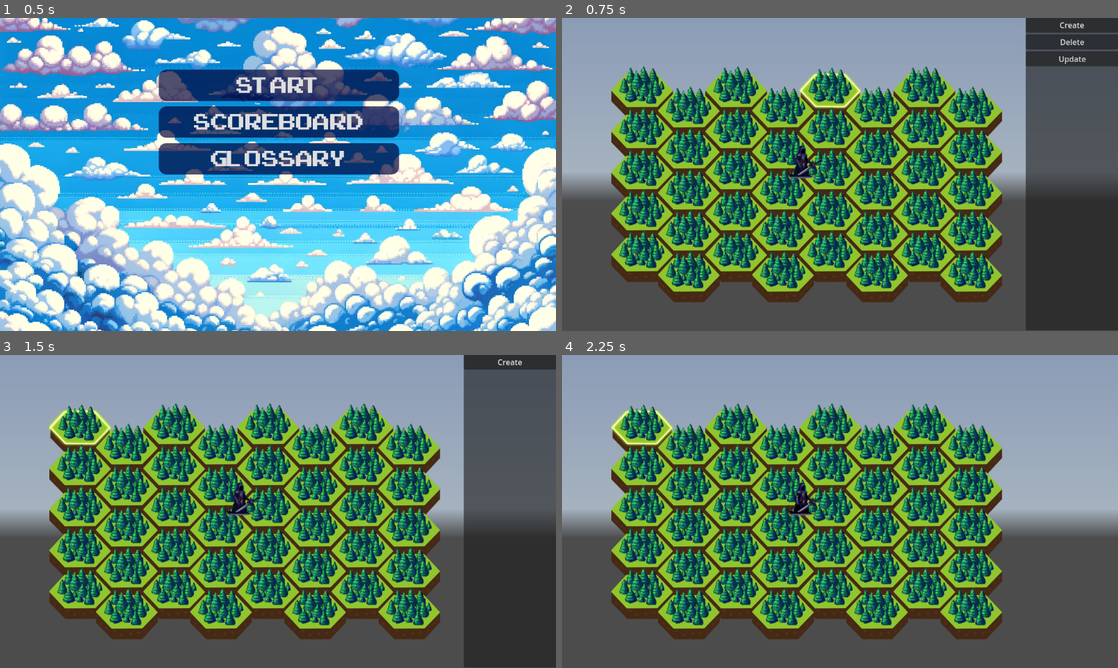
Above: before the commit, frames 1-4 (two rows, left to right).
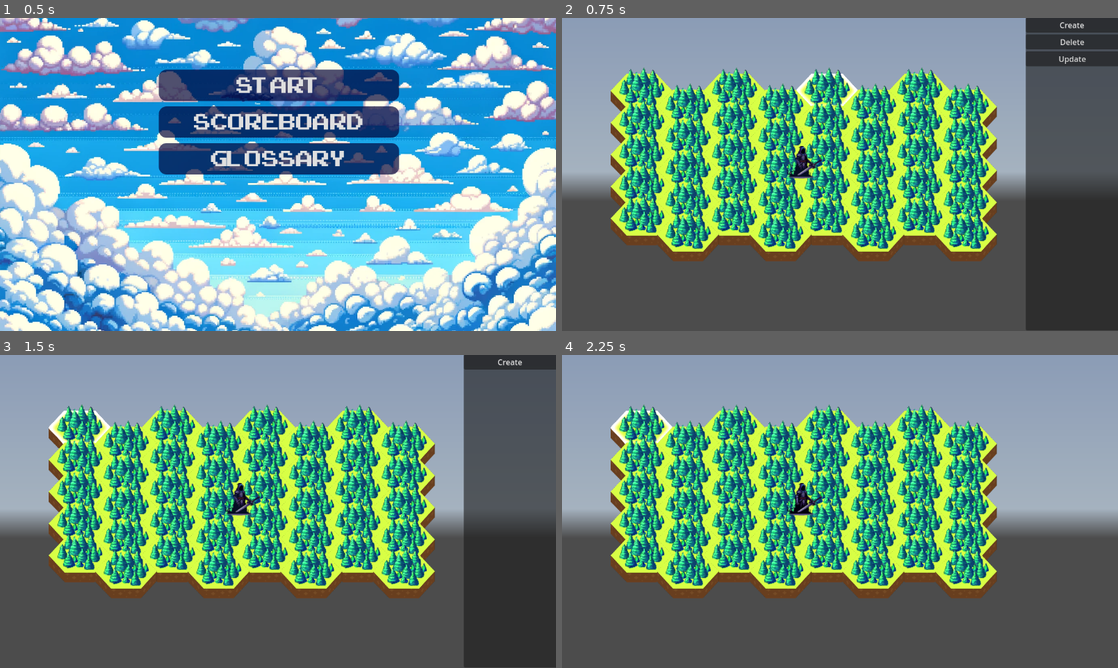
Above: after the commit, the same moments.

Repository: iamblobfish/best_defence
Game: Godot game, scene res://Home.tscn
Same seed, same stepped clock (60 frames per second), same inputs: the game is played once before the commit and once after it. A sky picture missing from this copy of the repository is replaced by a grey-blue gradient.
Inputs (mouse positions are in pixels of both pictures, inside the frame that each line leads up to):
- Up to frame 1 (0.5 s): no input
- Up to frame 2 (0.75 s): click "Start" at 0.5 s
- Up to frame 3 (1.5 s): click (77, 430) at 1.27 s
- Up to frame 4 (2.25 s): click (639, 430) at 2.02 s

Frame 1 is identical in both runs. In frame 2, 46% of the frame differs, in the area x 8-80%, y 15-91%; in frame 3, 46%; in frame 4, 46%.

Commit message:
hex class added

Diff:
--- a/forest_tile.gd
+++ /dev/null
@@ -1,71 +0,0 @@
-extends TextureButton
-signal tile_focused
-signal tile_unfocused
-# Called when the node enters the scene tree for the first time.
-
-var towers = {
-	"Base" : "res://towers_scripts/base_tower.gd",
-	"Attack" : "res://towers_scripts/attack_base_tower.gd",
-	"Mining" : "res://towers_scripts/mining_tower.gd"
-}
-
-# TODO: update button
-
-var focus = false
-func _ready():
-	forest()
-	pass # Replace with function body.
-
-func forest():
-	texture_normal = ImageTexture.create_from_image(Image.load_from_file("res://tiles/forest_new.png"))
-	texture_hover = ImageTexture.create_from_image(Image.load_from_file("res://tiles/shiny_forest_new.png"))
-	texture_focused = ImageTexture.create_from_image(Image.load_from_file("res://tiles/shiny_forest_new.png"))
-
-
-func base():
-	texture_normal = ImageTexture.create_from_image(Image.load_from_file("res://tiles/base.png"))
-	texture_hover = ImageTexture.create_from_image(Image.load_from_file("res://tiles/base_shiny.png"))
-	texture_focused = ImageTexture.create_from_image(Image.load_from_file("res://tiles/base_shiny.png"))
-
-# Called every frame. 'delta' is the elapsed time since the previous frame.
-func _process(delta):
-	pass
-
-func _on_tower_draw():
-	base()
-	pass # Replace with function body.
-
-func _on_tower_hidden():
-	forest()
-	pass # Replace with function body.
-
-func _on_pressed():
-	#print(focus)
-	if focus:
-		release_focus()
-		tile_unfocused.emit()
-	else:
-		grab_focus()
-		print('show vindow in tile')
-		#print(focus)
-		tile_focused.emit()
-		#print(show_window.get_connections())
-	focus = not focus
-	#print(focus)
-	#print("this tile is: ", self)
-
-func get_tower_state():
-	return $Tower.get_state()
-
-func create_tower():
-	#TODO: choise
-	grab_focus()
-	var choise = "Mining"
-	$Tower.set_script(load(towers[choise]))
-	$Tower.create_or_update()
-
-
-func delete_tower():
-	grab_focus()
-	$Tower.destroy()
-	$Tower.set_script(load(towers['Base']))
--- a/forest_tile.tscn
+++ /dev/null
@@ -1,28 +0,0 @@
-[gd_scene load_steps=4 format=3 uid="uid://bluvtptda08em"]
-
-[ext_resource type="Texture2D" uid="uid://deo5hu1ahlr16" path="res://tiles/base.png" id="1_ki62q"]
-[ext_resource type="Script" path="res://forest_tile.gd" id="2_23mvv"]
-[ext_resource type="PackedScene" uid="uid://6gdleu73nefl" path="res://tower.tscn" id="9_t3a1c"]
-
-[node name="ForestTile" type="TextureButton"]
-offset_left = -65.0
-offset_top = -46.0
-offset_right = 65.0
-offset_bottom = 82.0
-scale = Vector2(1, 0.802171)
-size_flags_horizontal = 3
-size_flags_vertical = 3
-action_mode = 0
-texture_normal = ExtResource("1_ki62q")
-stretch_mode = 3
-script = ExtResource("2_23mvv")
-
-[node name="Tower" parent="." instance=ExtResource("9_t3a1c")]
-position = Vector2(66, 24)
-offset = Vector2(2.08165e-12, 2.08165e-12)
-
-[connection signal="focus_entered" from="." to="." method="_on_focus_entered"]
-[connection signal="gui_input" from="." to="." method="_on_gui_input"]
-[connection signal="pressed" from="." to="." method="_on_pressed"]
-[connection signal="draw" from="Tower" to="." method="_on_tower_draw"]
-[connection signal="hidden" from="Tower" to="." method="_on_tower_hidden"]
--- a/grid.tscn
+++ b/grid.tscn
@@ -1,6 +1,6 @@
 [gd_scene load_steps=9 format=3 uid="uid://bvurlfffb3rbq"]
 
-[ext_resource type="PackedScene" uid="uid://bluvtptda08em" path="res://forest_tile.tscn" id="1_06fm2"]
+[ext_resource type="PackedScene" uid="uid://bluvtptda08em" path="res://tile.tscn" id="1_06fm2"]
 [ext_resource type="PackedScene" uid="uid://cwevqrqj240o4" path="res://water_tile.tscn" id="2_mhg7m"]
 [ext_resource type="Script" path="res://grid.gd" id="2_npl25"]
 [ext_resource type="PackedScene" uid="uid://cb5qk2r15qo5y" path="res://choosing_window.tscn" id="3_ghqwk"]
--- /dev/null
+++ b/hex_script/hex.gd
@@ -0,0 +1,31 @@
+extends TextureButton
+class_name Hex
+
+
+enum HexType {
+	BASE,
+	FOREST_WILD,
+	FOREST_BUILT
+}
+
+enum Mode {
+	OK, SHINY
+}
+
+var textures = {
+	HexType.BASE: {
+		Mode.OK: 'res://tiles/hexes/base.png',
+		Mode.SHINY: 'res://tiles/hexes/base_shiny.png' },
+	HexType.FOREST_WILD: {
+		Mode.OK: 'res://tiles/hexes/forest_new.png',
+		Mode.SHINY: 'res://tiles/hexes/forest_new_shiny.png' },
+	HexType.FOREST_BUILT: {
+		Mode.OK: 'res://tiles/hexes/forest_new_cut.png',
+		Mode.SHINY: 'res://tiles/hexes/forest_new_cut_shiny.png'
+	}
+}
+
+func set_hex(hex_type):
+	texture_normal = ImageTexture.create_from_image(Image.load_from_file(textures[hex_type][Mode.OK]))
+	texture_hover = ImageTexture.create_from_image(Image.load_from_file(textures[hex_type][Mode.SHINY]))
+	texture_focused = ImageTexture.create_from_image(Image.load_from_file(textures[hex_type][Mode.SHINY]))
--- a/map.gd
+++ b/map.gd
@@ -5,19 +5,21 @@
 var focused_tile = null
 var margin = Vector2(100, 100)
 var enemies = []
+var tile_width = 128
+var tile_heiht = 66
 
 # Called when the node enters the scene tree for the firrst time.
 func _ready():
-	var scene = preload('res://forest_tile.tscn')
+	var scene = preload('res://tile.tscn')
 	var enemie_scene = preload("res://enemy.tscn")
 
 	for i in range(10):
 		for j in range(4):
 			var tile = scene.instantiate()
 			if i%2==0:
-				tile.position = margin+Vector2(j*130*3/2, 85*i/2)
+				tile.position = margin+Vector2(j*tile_width*3/2, tile_heiht*i/2)
 			else:
-				tile.position = margin+Vector2(65*3/2+j*130*3/2, 85*i/2)
+				tile.position = margin+Vector2(tile_width*3/4+j*tile_width*3/2, tile_heiht*i/2)
 			tile_map[tile.position] = tile
 			tile.tile_focused.connect(on_tile_focused.bind(tile))
 			tile.tile_unfocused.connect(on_tile_unfocused.bind(tile))
--- /dev/null
+++ b/tile.gd
@@ -0,0 +1,52 @@
+extends Hex
+
+signal tile_focused
+signal tile_unfocused
+
+var focus = false
+
+var towers = {
+	"Base" : "res://towers_scripts/base_tower.gd",
+	"Attack" : "res://towers_scripts/attack_base_tower.gd",
+	"Mining" : "res://towers_scripts/mining_tower.gd"
+}
+
+func _ready():
+	set_hex(HexType.FOREST_WILD)
+	pass # Replace with function body.
+
+func _on_pressed():
+	#print(focus)
+	if focus:
+		release_focus()
+		tile_unfocused.emit()
+	else:
+		print('show vindow in tile')
+		#print(focus)
+		tile_focused.emit()
+		#print(show_window.get_connections())
+	focus = not focus
+
+func _on_tower_draw():
+	set_hex(HexType.FOREST_BUILT)
+	pass # Replace with function body.
+
+func _on_tower_hidden():
+	set_hex(HexType.FOREST_WILD)
+	pass # Replace with function body.
+
+func get_tower_state():
+	return $Tower.get_state()
+
+func create_tower():
+	#TODO: choise
+	grab_focus()
+	var choise = "Mining"
+	$Tower.set_script(load(towers[choise]))
+	$Tower.create_or_update()
+
+
+func delete_tower():
+	grab_focus()
+	$Tower.destroy()
+	$Tower.set_script(load(towers['Base']))
--- /dev/null
+++ b/tile.tscn
@@ -0,0 +1,29 @@
+[gd_scene load_steps=4 format=3 uid="uid://bluvtptda08em"]
+
+[ext_resource type="Texture2D" uid="uid://c6m244ohdd81h" path="res://tiles/hexes/forest_new_cut.png" id="1_ahreh"]
+[ext_resource type="Script" path="res://tile.gd" id="2_qkqa7"]
+[ext_resource type="PackedScene" uid="uid://6gdleu73nefl" path="res://tower.tscn" id="3_0o3sd"]
+
+[node name="Tile" type="TextureButton"]
+modulate = Color(1.50196, 1.50196, 1.50196, 1)
+offset_left = -64.0
+offset_top = -51.0
+offset_right = 64.0
+offset_bottom = 82.0
+scale = Vector2(1, 0.802171)
+size_flags_horizontal = 3
+size_flags_vertical = 3
+action_mode = 0
+texture_normal = ExtResource("1_ahreh")
+stretch_mode = 3
+script = ExtResource("2_qkqa7")
+
+[node name="Tower" parent="." instance=ExtResource("3_0o3sd")]
+position = Vector2(66, 24)
+offset = Vector2(2.08165e-12, 2.08165e-12)
+
+[connection signal="focus_entered" from="." to="." method="_on_focus_entered"]
+[connection signal="gui_input" from="." to="." method="_on_gui_input"]
+[connection signal="pressed" from="." to="." method="_on_pressed"]
+[connection signal="draw" from="Tower" to="." method="_on_tower_draw"]
+[connection signal="hidden" from="Tower" to="." method="_on_tower_hidden"]
Binary file removed: tiles/WWT-01.png
Not shown, removed: tiles/WWT-01.png.import
Binary file removed: tiles/WWT-02.png
Not shown, removed: tiles/WWT-02.png.import
Binary file removed: tiles/WWT-03.png
Not shown, removed: tiles/WWT-03.png.import
Binary file removed: tiles/WWT-04.png
Not shown, removed: tiles/WWT-04.png.import
Binary file removed: tiles/WWT-05.png
Not shown, removed: tiles/WWT-05.png.import
Binary file removed: tiles/WWT-06.png
Not shown, removed: tiles/WWT-06.png.import
(and 56 more such lines)
